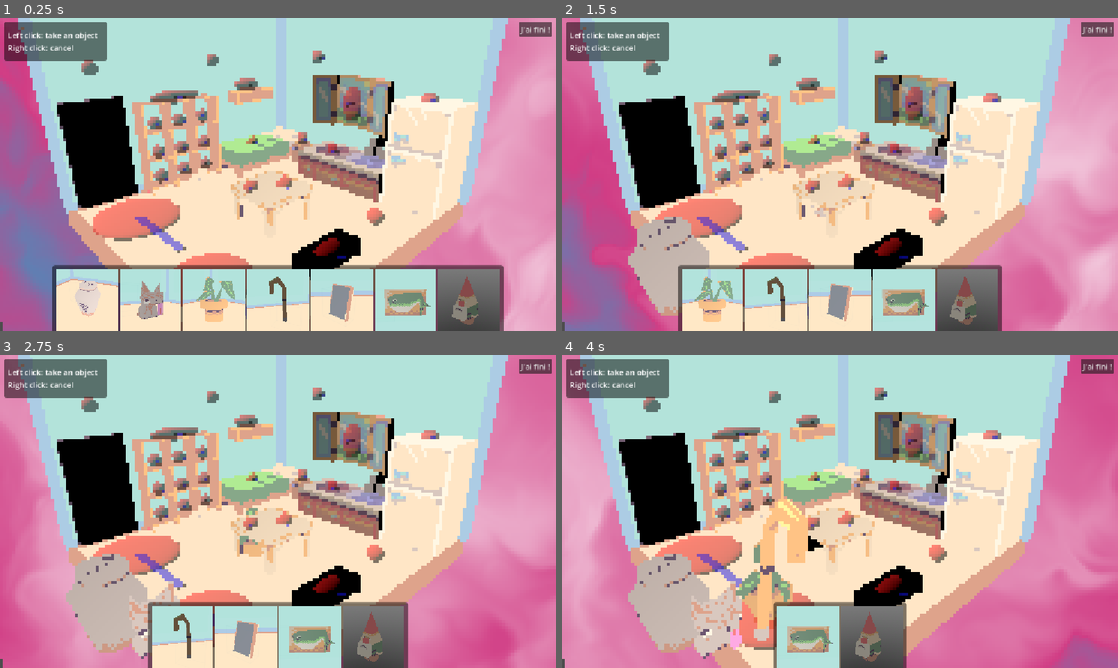
Above: before the commit, frames 1-4 (two rows, left to right).
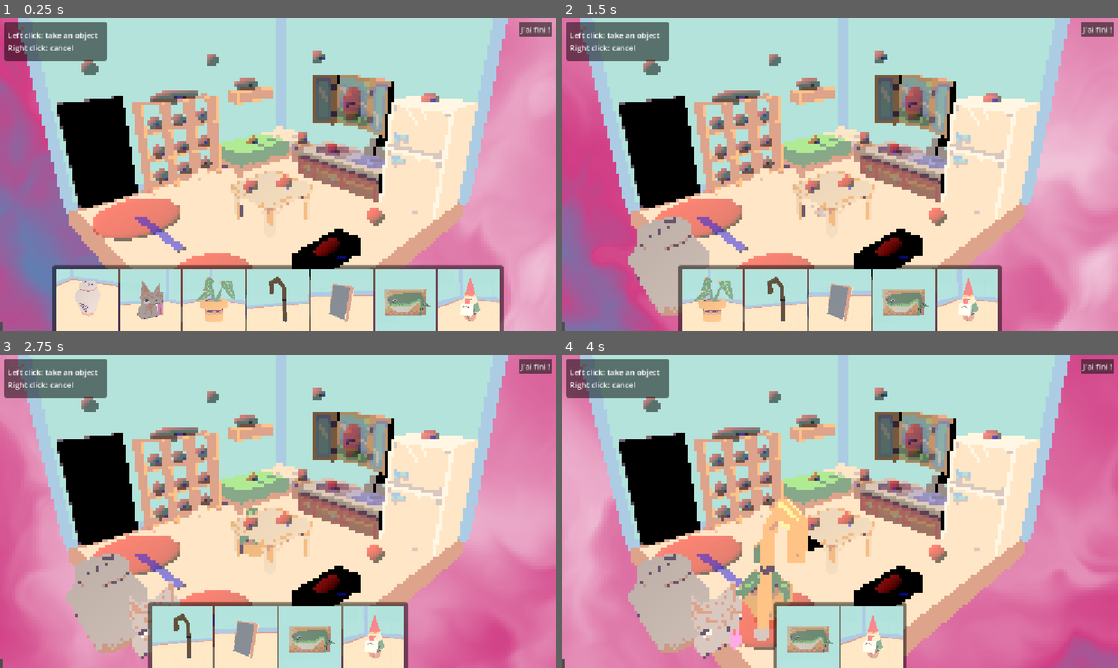
Above: after the commit, the same moments.

Repository: TotoEnF5/enjam-2026
Game: Godot game, scene res://scenes/house.tscn
Same seed, same stepped clock (60 frames per second), same inputs: the game is played once before the commit and once after it. This scene is started directly instead of the project's main scene.
Inputs (mouse positions are in pixels of both pictures, inside the frame that each line leads up to):
- Up to frame 1 (0.25 s): no input
- Up to frame 2 (1.5 s): click (650, 299) at 0.52 s; click (678, 299) at 1.27 s
- Up to frame 3 (2.75 s): click (150, 636) at 2.02 s
- Up to frame 4 (4 s): click (745, 636) at 2.77 s; click (778, 636) at 3.52 s

The runs differ from the first frame. In frame 1, 2.2% of the frame differs, in the area x 78-90%, y 80-100%; in frame 2, 2.2%; in frame 3, 2.2%; in frame 4, 2.2%, in the area x 50-62%, y 80-100%.

Commit message:
textures

Diff:
--- a/resources/items/affiche.tres
+++ b/resources/items/affiche.tres
@@ -1,6 +1,6 @@
 [gd_resource type="Resource" script_class="InventoryObject" format=3 uid="uid://p1c82yet53yy"]
 
-[ext_resource type="Texture2D" uid="uid://r4lqiu6fprr5" path="res://assets/textures/thumbnails/affiche.png" id="1_a01uv"]
+[ext_resource type="Texture2D" uid="uid://bvlipb6o61e3i" path="res://assets/textures/thumbnails/AfficheFilm.png" id="1_a01uv"]
 [ext_resource type="Script" uid="uid://dlva75r2hqvej" path="res://resources/inventory_object.gd" id="1_ouc4n"]
 [ext_resource type="PackedScene" uid="uid://ysjbfw5mc4gc" path="res://scenes/placeable_objects/affiche.tscn" id="2_w4y0e"]
 
--- a/resources/items/arbre_chat.tres
+++ b/resources/items/arbre_chat.tres
@@ -1,7 +1,7 @@
 [gd_resource type="Resource" script_class="InventoryObject" format=3 uid="uid://crbwpn7rtbipm"]
 
 [ext_resource type="Script" uid="uid://dlva75r2hqvej" path="res://resources/inventory_object.gd" id="1_6ycq4"]
-[ext_resource type="Texture2D" uid="uid://5p7vke5xdq0v" path="res://assets/textures/thumbnails/arbre.png" id="1_p5370"]
+[ext_resource type="Texture2D" uid="uid://bjvjced007o6l" path="res://assets/textures/thumbnails/Arbre à chat.png" id="1_p5370"]
 [ext_resource type="PackedScene" uid="uid://c4ubcxod13q22" path="res://scenes/placeable_objects/arbre_chat.tscn" id="2_cxw44"]
 [ext_resource type="AudioStream" uid="uid://ch83yivrn4m1d" path="res://resources/place_audio.tres" id="2_p5370"]
 [ext_resource type="AudioStream" uid="uid://bsupge02tb6ug" path="res://resources/yeet_audio.tres" id="5_orvuf"]
--- a/resources/items/gnome.tres
+++ b/resources/items/gnome.tres
@@ -1,7 +1,7 @@
 [gd_resource type="Resource" script_class="InventoryObject" format=3 uid="uid://bnqmf1imed7nk"]
 
 [ext_resource type="Script" uid="uid://dlva75r2hqvej" path="res://resources/inventory_object.gd" id="1_2utm6"]
-[ext_resource type="Texture2D" uid="uid://b8xddvsm5yuqq" path="res://assets/textures/thumbnails/gnome.png" id="1_hr7w0"]
+[ext_resource type="Texture2D" uid="uid://dsup23oei0cod" path="res://assets/textures/thumbnails/Gnome.png" id="1_hr7w0"]
 [ext_resource type="PackedScene" uid="uid://bu4e4fgse383a" path="res://scenes/placeable_objects/gnome.tscn" id="2_6c0vu"]
 
 [resource]
Binary file added: assets/textures/thumbnails/AfficheFilm.png
Not shown, added: assets/textures/thumbnails/AfficheFilm.png.import
Binary file added: assets/textures/thumbnails/Arbre à chat.png
Not shown, added: assets/textures/thumbnails/Arbre à chat.png.import
Binary file added: assets/textures/thumbnails/Assiettes.png
Not shown, added: assets/textures/thumbnails/Assiettes.png.import
Binary file added: assets/textures/thumbnails/Cigare.png
Not shown, added: assets/textures/thumbnails/Cigare.png.import
Binary file changed: assets/textures/thumbnails/baton.png
Binary file changed: assets/textures/thumbnails/ciment.png
Binary file added: assets/textures/thumbnails/dentier.png
Not shown, added: assets/textures/thumbnails/dentier.png.import
(and 6 more such lines)
